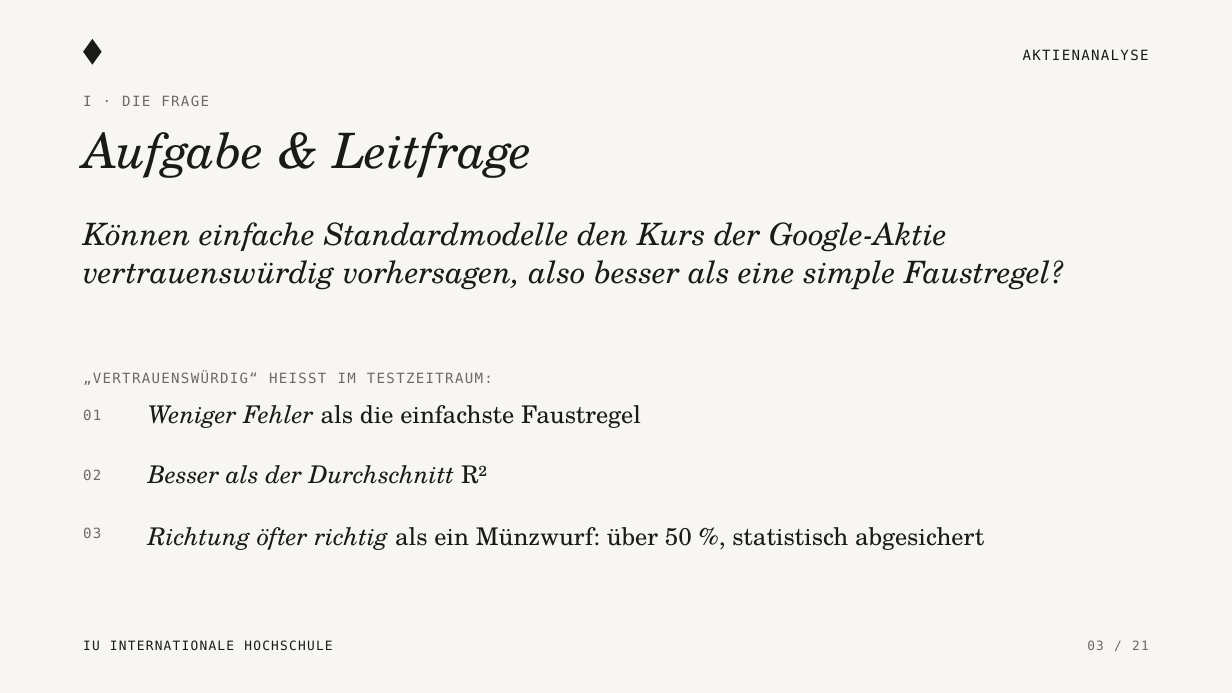
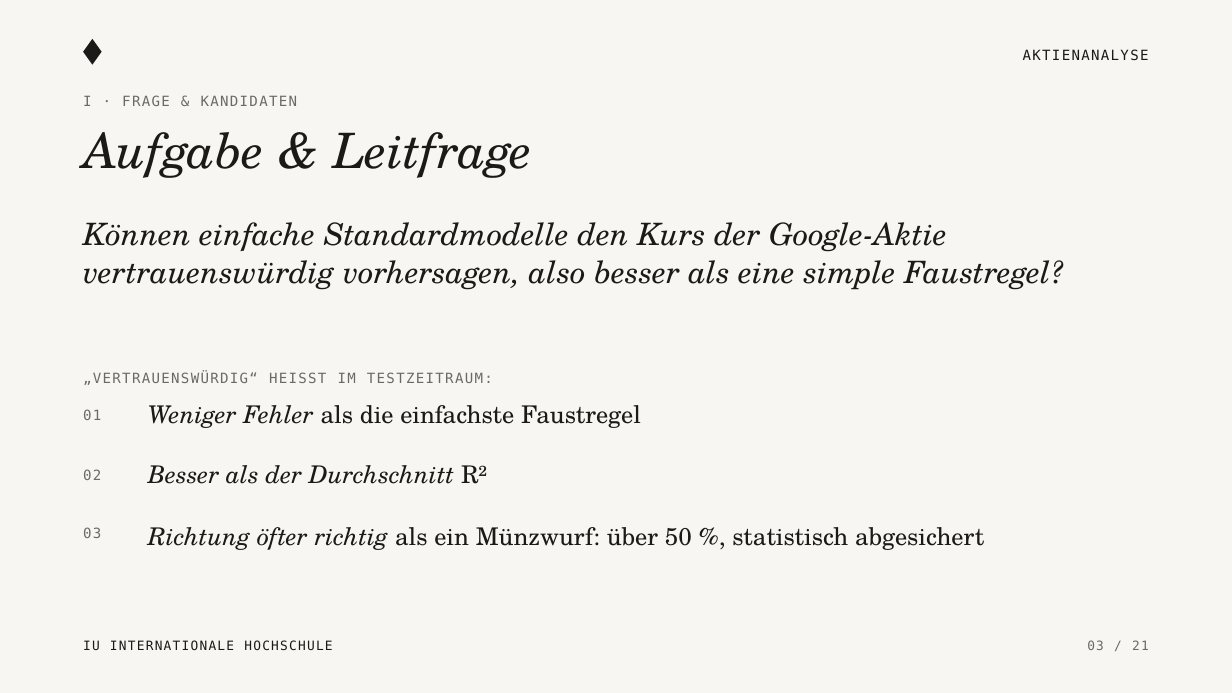
Before and after one commit to KonstantinosLamprou/stockanalysis, a slide deck: slide 3 of presentation/Aktienanalyse_Praesentation.pptx. Drawn at 1232x693 pixels with LibreOffice and Linux fonts; fonts in the diff are those of the drawing. Boxes give left, top, right and bottom in pixels: in the first picture for what was removed or moved away, otherwise in the second. Text is boxed around its words. In the diff, an @@ line names an element or a change of style, - is before the commit and + after.

```diff
--- a/presentation/Aktienanalyse_Praesentation.pptx
+++ b/presentation/Aktienanalyse_Praesentation.pptx
@@ text at (83, 95, 298, 106): text changed @@
-I · DIE FRAGE
+I · FRAGE & KANDIDATEN
```
Also in this commit, not shown: 12 other slides changed, 2 slides added, 2 slides removed, 3 other files.
